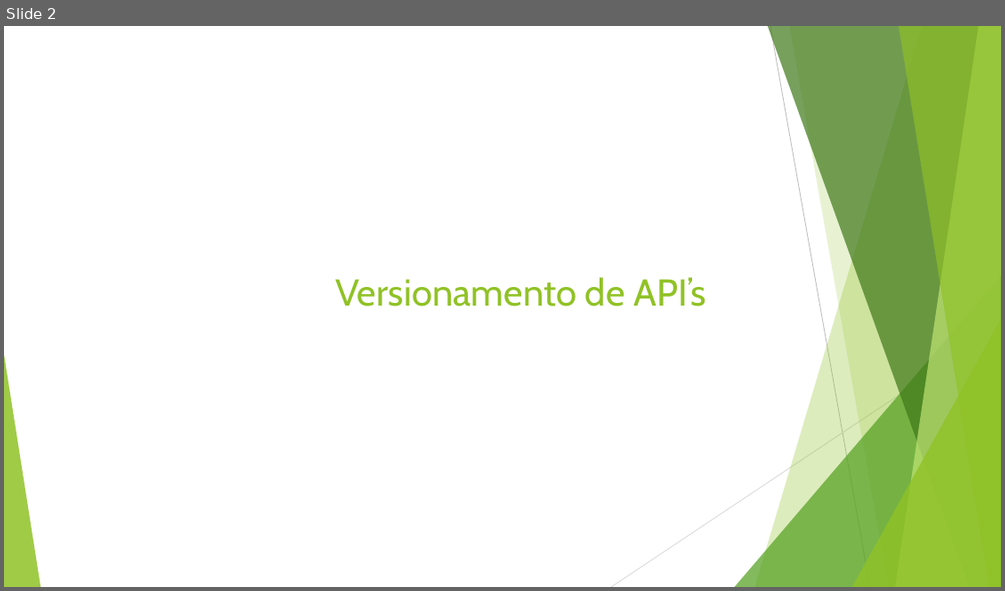
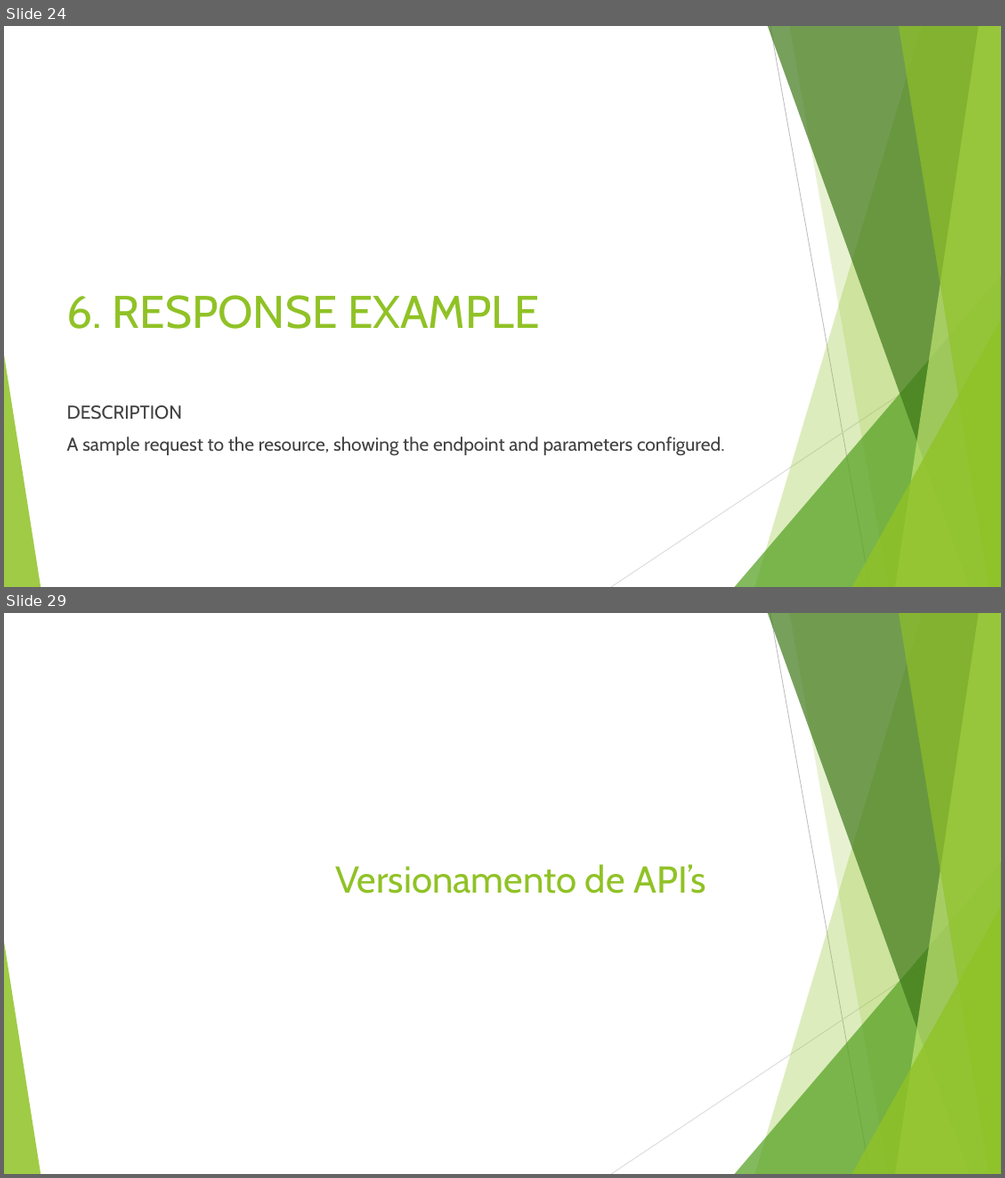
Before and after one commit to leandrocgsi/RestWithASP-NETUdemy, a slide deck: Documents/Understending RESTFul API's .pptx. Shown one above the other, each under a label of ours: slide 2 before the commit, slides 24 and 29 after it; the slides between them are not shown. The pictures are 1005x591 and 1005x1178 pixels, drawn with LibreOffice and Linux fonts; fonts in the diff are those of the drawing. Boxes give left, top, right and bottom in pixels: in the first picture for what was removed or moved away, otherwise in the second. Text is boxed around its words. In the diff, an @@ line names an element or a change of style, - is before the commit and + after.

```diff
--- a/Documents/Understending RESTFul API's .pptx
+++ b/Documents/Understending RESTFul API's .pptx
@@ slide 24 added at <box>4,26,1001,587</box>, background #FFFFFF; not listed: 10 template elements that a slide beside it also shows @@
@@ title added at <box>67,295,540,329</box>, 44 pt, text #90C226 @@
+6. RESPONSE EXAMPLE
@@ text added at <box>67,405,725,456</box>, 18 pt, text #404040 @@
+DESCRIPTION
+A sample request to the resource, showing the endpoint and parameters configured.
@@ what was slide 2 is now slide 29 @@
```
Also in this commit, not shown: 43 other slides added.
